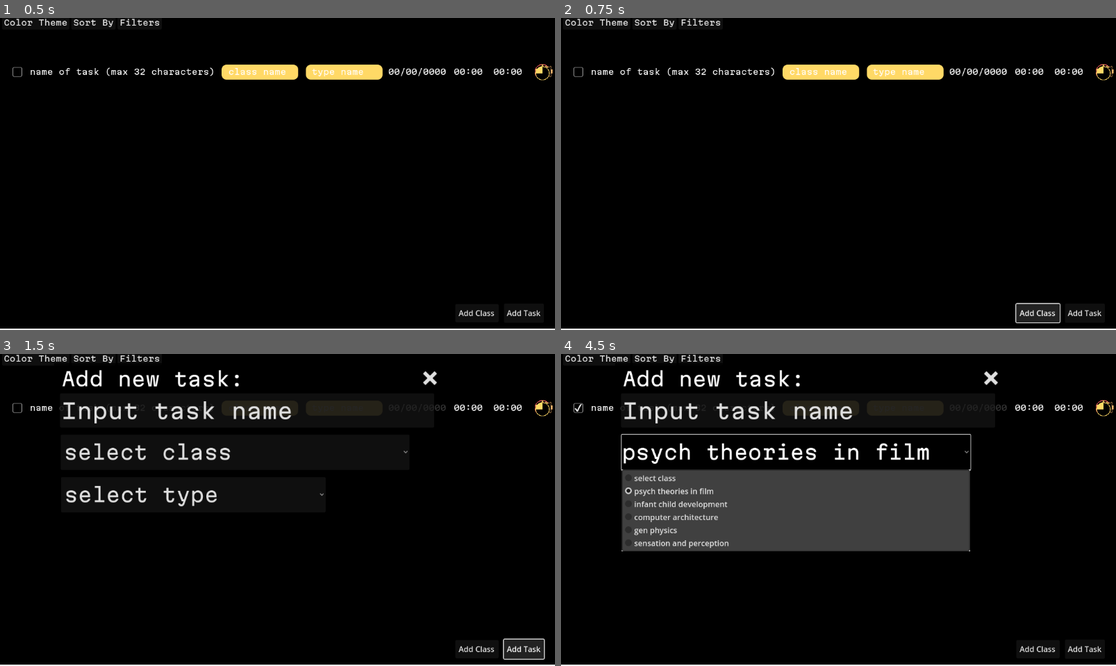
Above: before the commit, frames 1-4 (two rows, left to right).
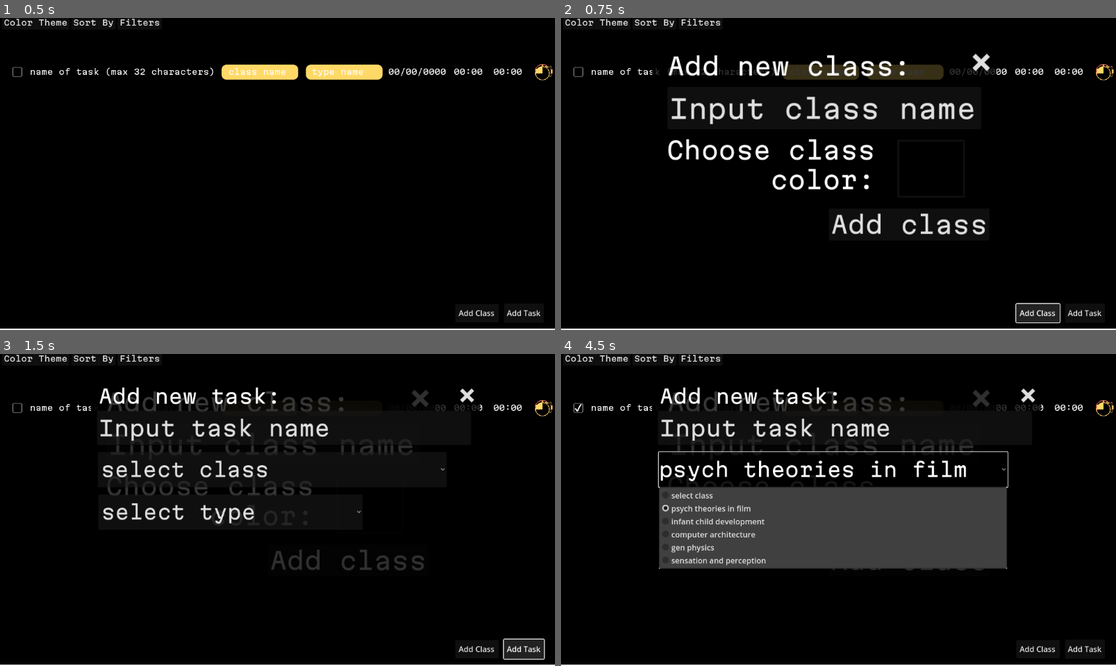
Above: after the commit, the same moments.

Repository: a-nush-s/hackru25
Game: Godot game, scene res://buttonhomepage.tscn
The game is run twice, just before and just after one commit, with the same random seed, the same clock (stepped at 60 frames per second) and the same inputs. This scene is started directly instead of the project's main scene.
Inputs (mouse positions are in pixels of both pictures, inside the frame that each line leads up to):
- Up to frame 1 (0.5 s): no input
- Up to frame 2 (0.75 s): click "Add Class" at 0.5 s
- Up to frame 3 (1.5 s): click "Add Task" at 1.25 s
- Up to frame 4 (4.5 s): click (577, 407) at 2 s; click "select class" at 2.75 s; click "select type" at 3.5 s; click "psych theories in film" at 4.25 s

Frame 1 is identical in both runs. In frame 2, 5.5% of the frame differs, in the area x 16-79%, y 11-70%; in frame 3, 7.1%; in frame 4, 17%, in the area x 10-87%, y 5-70%.

Commit message:
pop up menu adjustments

Diff:
--- a/buttonhomepage.tscn
+++ b/buttonhomepage.tscn
@@ -215,12 +215,13 @@
 [node name="DarkSelect" parent="ColorRect2" instance=ExtResource("17_ca0kg")]
 visible = false
 layout_mode = 1
-offset_left = 126.0
-offset_top = 38.0
-offset_right = 126.0
-offset_bottom = 38.0
+offset_left = 203.0
+offset_top = 74.0
+offset_right = 77.0
+offset_bottom = 60.0
 scale = Vector2(0.77663, 0.787678)
 
 [connection signal="pressed" from="ColorRect2/addtaskbtn" to="ColorRect2/addtaskbtn" method="_on_pressed"]
 [connection signal="pressed" from="ColorRect2/addtaskbtn" to="ColorRect2/DarkSelect" method="_on_addtaskbtn_pressed"]
 [connection signal="pressed" from="ColorRect2/addclassbtn" to="ColorRect2/addclassbtn" method="_on_pressed"]
+[connection signal="pressed" from="ColorRect2/addclassbtn" to="ColorRect2/darkaddclass" method="_on_addclassbtn_pressed"]
--- a/buttonhomepagelight.tscn
+++ b/buttonhomepagelight.tscn
@@ -216,12 +216,13 @@
 [node name="lightselect" parent="." instance=ExtResource("17_50mx5")]
 visible = false
 layout_mode = 1
-offset_left = 192.0
-offset_top = 70.0
-offset_right = 192.0
-offset_bottom = 70.0
+offset_left = 214.0
+offset_top = 78.0
+offset_right = 83.0
+offset_bottom = 91.0
 scale = Vector2(0.719384, 0.718681)
 
 [connection signal="pressed" from="ColorRect2/addtaskbtn" to="ColorRect2/addtaskbtn" method="_on_pressed"]
 [connection signal="pressed" from="ColorRect2/addtaskbtn" to="lightselect" method="_on_addtaskbtn_pressed"]
 [connection signal="pressed" from="ColorRect2/addclassbtn" to="ColorRect2/addclassbtn" method="_on_pressed"]
+[connection signal="pressed" from="ColorRect2/addclassbtn" to="lightaddclass" method="_on_addclassbtn_pressed"]
--- /dev/null
+++ b/darkaddclass.gd
@@ -0,0 +1,19 @@
+extends Control
+
+
+# Called when the node enters the scene tree for the first time.
+func _ready() -> void:
+	pass # Replace with function body.
+
+
+# Called every frame. 'delta' is the elapsed time since the previous frame.
+func _process(delta: float) -> void:
+	pass
+
+
+func _on_exit_pressed() -> void:
+	self.hide() # Replace with function body.
+
+
+func _on_addclassbtn_pressed() -> void:
+	self.show() # Replace with function body.
--- a/darkaddclass.tscn
+++ b/darkaddclass.tscn
@@ -1,7 +1,8 @@
-[gd_scene load_steps=12 format=3 uid="uid://d4h8kiqbgjg4y"]
+[gd_scene load_steps=13 format=3 uid="uid://d4h8kiqbgjg4y"]
 
 [ext_resource type="Theme" path="res://texttheme.tres" id="1_jf8kw"]
 [ext_resource type="FontFile" uid="uid://dfvkfjugp4cx1" path="res://Martian_Mono/MartianMono-VariableFont_wdth,wght.ttf" id="1_lo4s3"]
+[ext_resource type="Script" path="res://darkaddclass.gd" id="1_ynewm"]
 [ext_resource type="Texture2D" uid="uid://cldwbo81eeep3" path="res://xbutton/darkxbutton (1).png" id="2_nyren"]
 
 [sub_resource type="StyleBoxFlat" id="StyleBoxFlat_2ompe"]
@@ -35,6 +36,7 @@
 anchor_bottom = 1.0
 grow_horizontal = 2
 grow_vertical = 2
+script = ExtResource("1_ynewm")
 
 [node name="ColorRect" type="ColorRect" parent="."]
 layout_mode = 0
@@ -122,3 +124,5 @@
 offset_top = 201.0
 offset_right = 674.0
 offset_bottom = 324.0
+
+[connection signal="pressed" from="Exit" to="." method="_on_exit_pressed"]
--- /dev/null
+++ b/exit.gd
@@ -0,0 +1,11 @@
+extends Button
+
+
+# Called when the node enters the scene tree for the first time.
+func _ready() -> void:
+	pass # Replace with function body.
+
+
+# Called every frame. 'delta' is the elapsed time since the previous frame.
+func _process(delta: float) -> void:
+	pass
--- /dev/null
+++ b/lightaddclass.gd
@@ -0,0 +1,15 @@
+extends Control
+
+
+# Called when the node enters the scene tree for the first time.
+func _ready() -> void:
+	pass # Replace with function body.
+
+
+# Called every frame. 'delta' is the elapsed time since the previous frame.
+func _process(delta: float) -> void:
+	pass
+func _on_addclassbtn_pressed() -> void:
+	self.show()
+func _on_exit_pressed() -> void:
+	self.hide()
--- a/lightaddclass.tscn
+++ b/lightaddclass.tscn
@@ -1,6 +1,7 @@
-[gd_scene load_steps=13 format=3 uid="uid://uhs7ss75s8ud"]
+[gd_scene load_steps=14 format=3 uid="uid://uhs7ss75s8ud"]
 
 [ext_resource type="FontFile" uid="uid://dfvkfjugp4cx1" path="res://Martian_Mono/MartianMono-VariableFont_wdth,wght.ttf" id="1_b4kym"]
+[ext_resource type="Script" path="res://lightaddclass.gd" id="1_htk1x"]
 [ext_resource type="Texture2D" uid="uid://cldwbo81eeep3" path="res://xbutton/darkxbutton (1).png" id="2_6yyqg"]
 
 [sub_resource type="StyleBoxFlat" id="StyleBoxFlat_vfune"]
@@ -40,6 +41,7 @@
 anchor_bottom = 1.0
 grow_horizontal = 2
 grow_vertical = 2
+script = ExtResource("1_htk1x")
 
 [node name="ColorRect" type="ColorRect" parent="."]
 layout_mode = 0
@@ -130,3 +132,5 @@
 offset_top = 201.0
 offset_right = 674.0
 offset_bottom = 324.0
+
+[connection signal="pressed" from="Exit" to="." method="_on_exit_pressed"]
